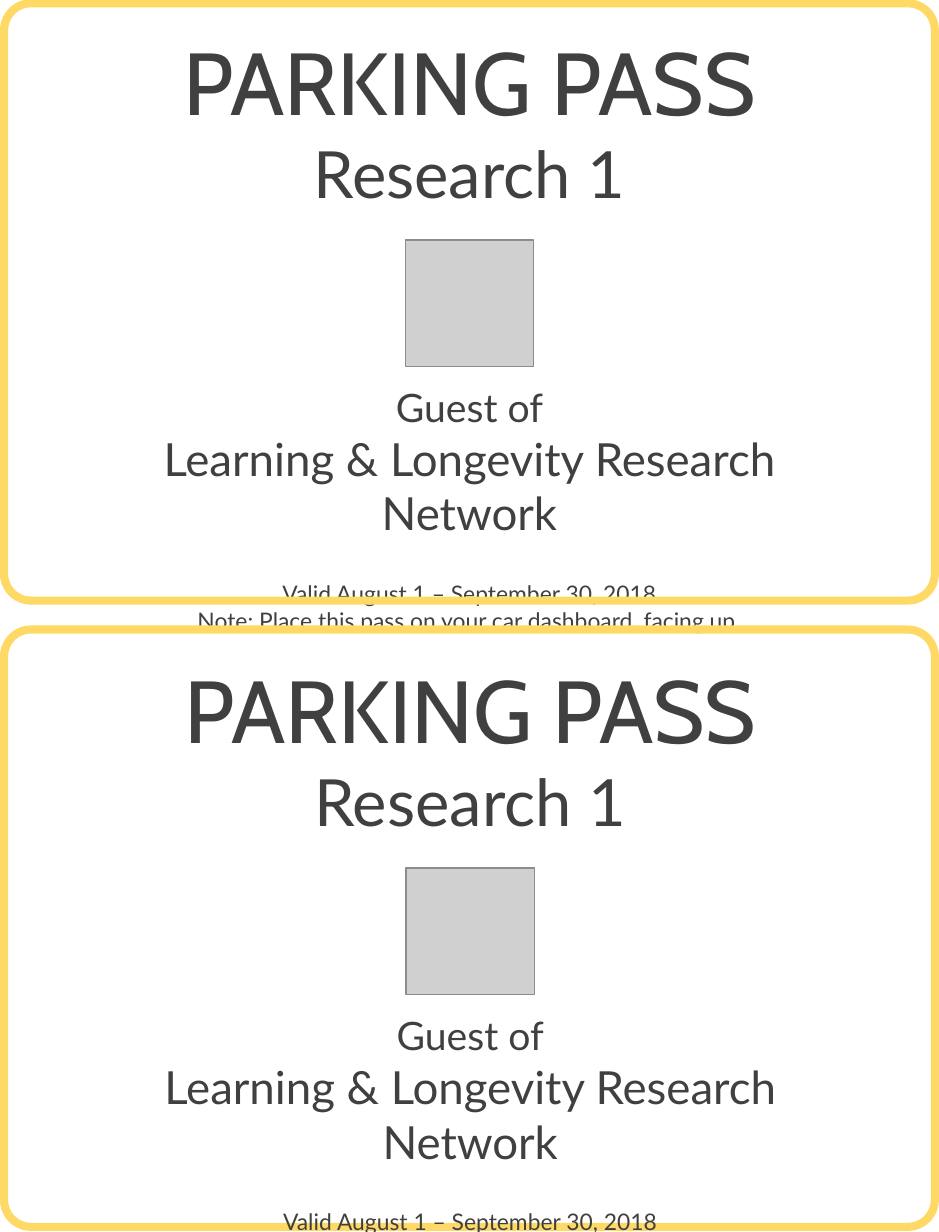
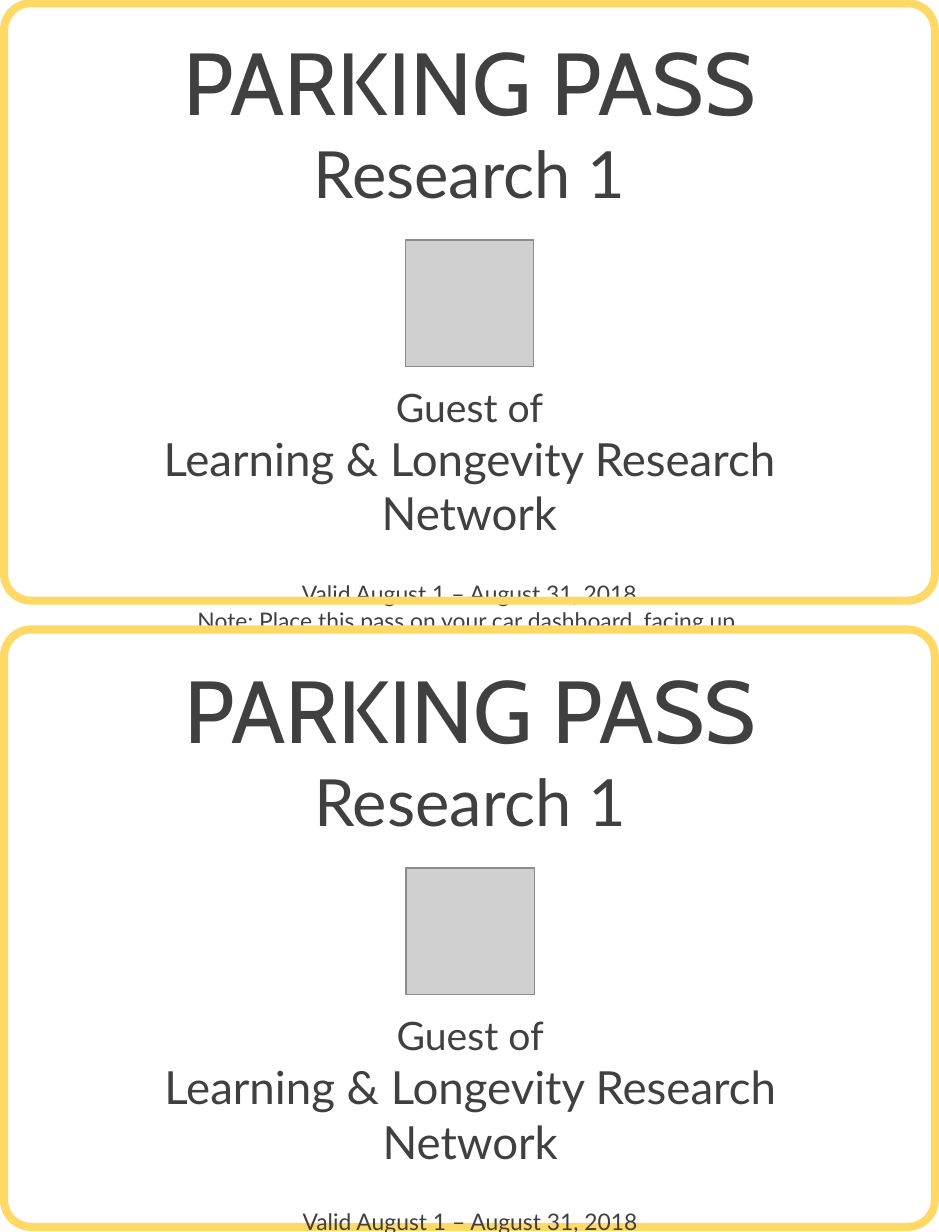
Before and after one commit to llrn/protocol, a slide deck: slide 1 of parking-pass.pptx. Drawn at 939x1232 pixels with LibreOffice and Linux fonts; fonts in the diff are those of the drawing; grey boxes stand for pictures. Boxes give left, top, right and bottom in pixels: in the first picture for what was removed or moved away, otherwise in the second. Text is boxed around its words. In the diff, an @@ line names an element or a change of style, - is before the commit and + after.

```diff
--- a/parking-pass.pptx
+++ b/parking-pass.pptx
@@ text at box(302, 582, 637, 607): text changed @@
-Valid August 1 – September 30, 2018
+Valid August 1 – August 31, 2018
@@ text at box(303, 1210, 637, 1232): text changed @@
-Valid August 1 – September 30, 2018
+Valid August 1 – August 31, 2018
```
Also in this commit, not shown: 1 other file.
